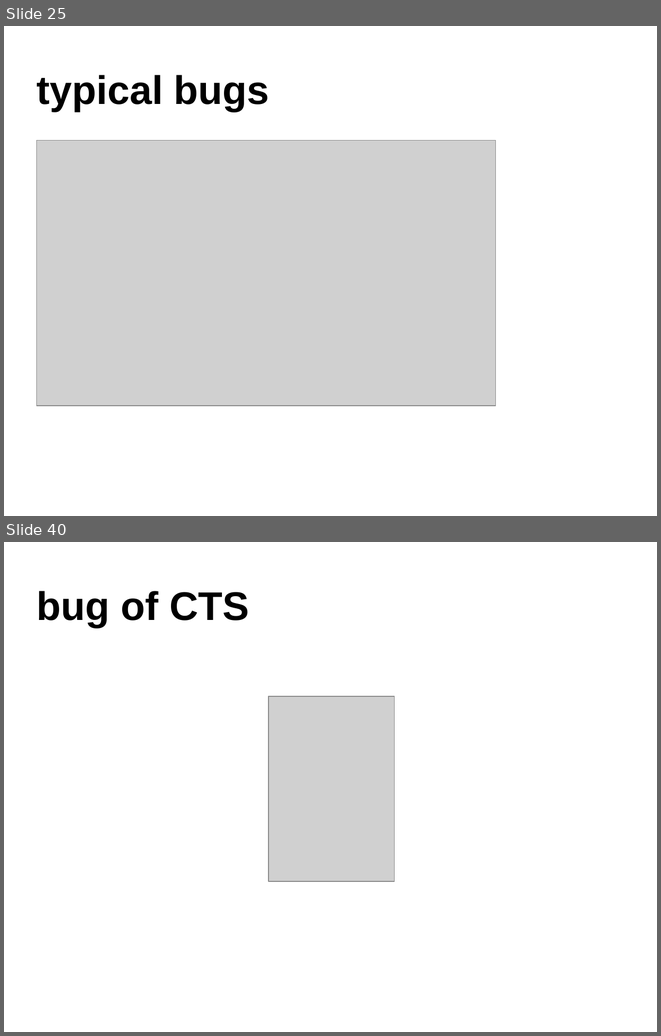
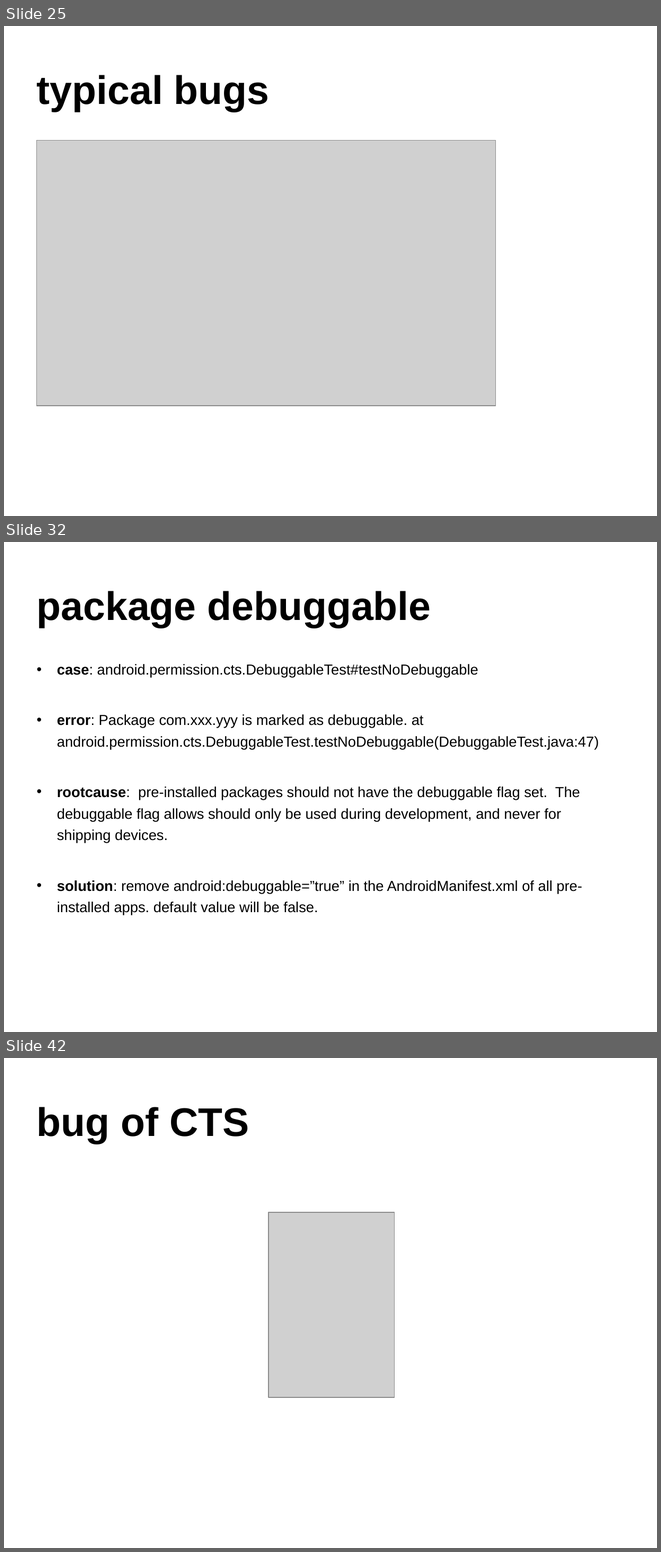
Before and after one commit to widerules/system-information, a slide deck: cts/CTS-training.ppt. Shown one above the other, each under a label of ours: slides 25 and 40 before the commit, slides 25, 32 and 42 after it; the slides between them are not shown. The pictures are 661x1036 and 661x1552 pixels, drawn with LibreOffice and Linux fonts; fonts in the diff are those of the drawing; grey boxes stand for pictures; background and template pictures are left out. Boxes give left, top, right and bottom in pixels: in the first picture for what was removed or moved away, otherwise in the second. Text is boxed around its words. In the diff, an @@ line names an element or a change of style, - is before the commit and + after.

```diff
--- a/cts/CTS-training.ppt
+++ b/cts/CTS-training.ppt
@@ slide 32 added at <box>4,542,657,1032</box>, background picture (left out) @@
@@ text added at <box>37,591,431,628</box>, 44 pt, text #000000, bold @@
+package debuggable
@@ text added at <box>57,664,599,915</box>, 16 pt, text #000000 @@
+• case: android.permission.cts.DebuggableTest#testNoDebuggable
+• error: Package com.xxx.yyy is marked as debuggable. at android.permission.cts.DebuggableTest.testNoDebuggable(DebuggableTest.java:47)
+• rootcause: pre-installed packages should not have the debuggable flag set. The debuggable flag allows should only be used during development, and never for shipping devices.
+• solution: remove android:debuggable=”true” in the AndroidManifest.xml of all pre-installed apps. default value will be false.
@@ what was slide 40 is now slide 42 @@
```
Also in this commit, not shown: 33 slides changed, 3 other slides added.
